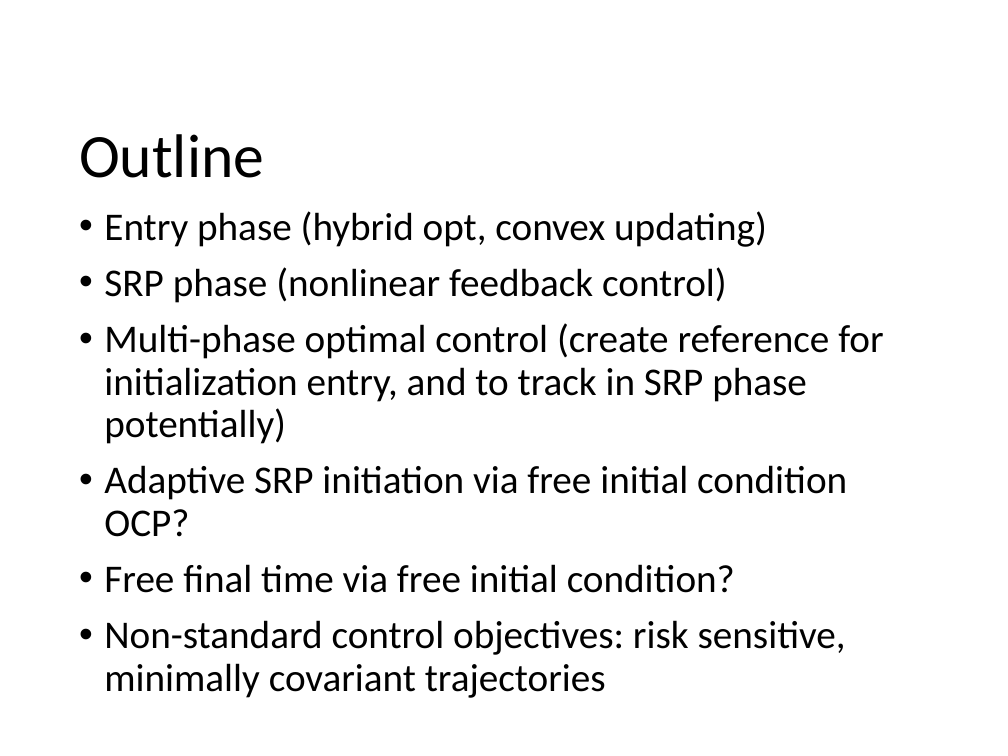
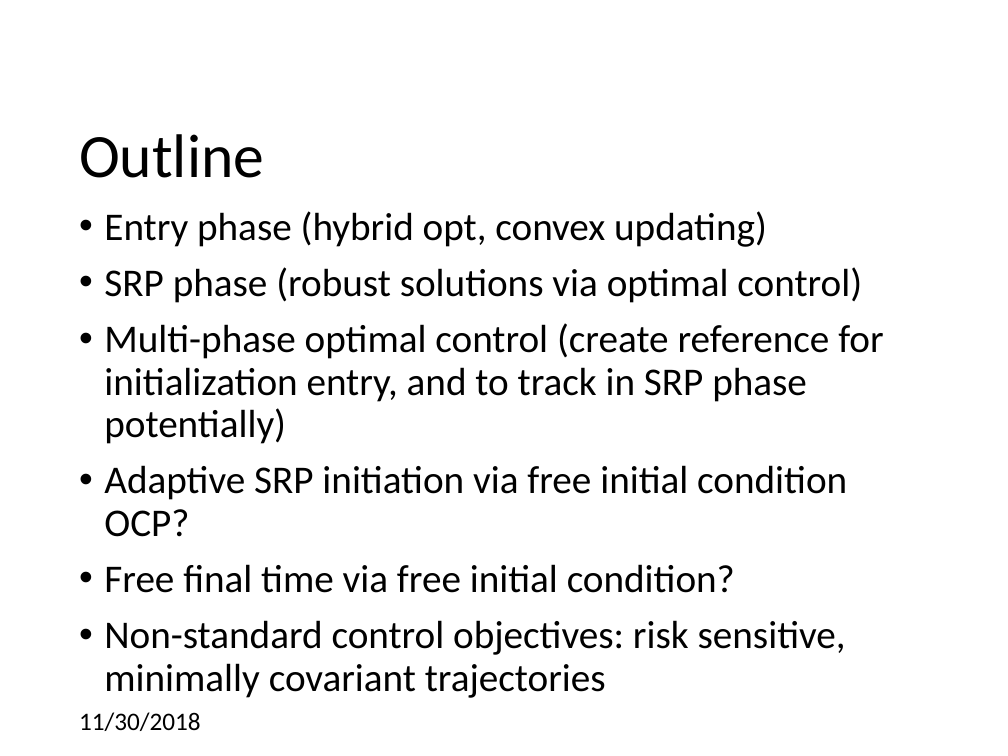
Before and after one commit to CDNoyes/EDL-Py, a slide deck: slide 2 of Documents/Qual Exam.pptx (slide 1 before the commit). Drawn at 1008x756 pixels with LibreOffice and Linux fonts; fonts in the diff are those of the drawing; background and template pictures are left out. Boxes give left, top, right and bottom in pixels: in the first picture for what was removed or moved away, otherwise in the second. Text is boxed around its words. In the diff, an @@ line names an element or a change of style, - is before the commit and + after.

```diff
--- a/Documents/Qual Exam.pptx
+++ b/Documents/Qual Exam.pptx
@@ text at [104, 267, 862, 303]: text changed @@
-• SRP phase (nonlinear feedback control)
+• SRP phase (robust solutions via optimal control)
@@ text added at [79, 712, 200, 731], 18 pt, text #000000 @@
+11/30/2018
```
Also in this commit, not shown: 27 other slides changed, 6 slides added, 1 slide removed.
